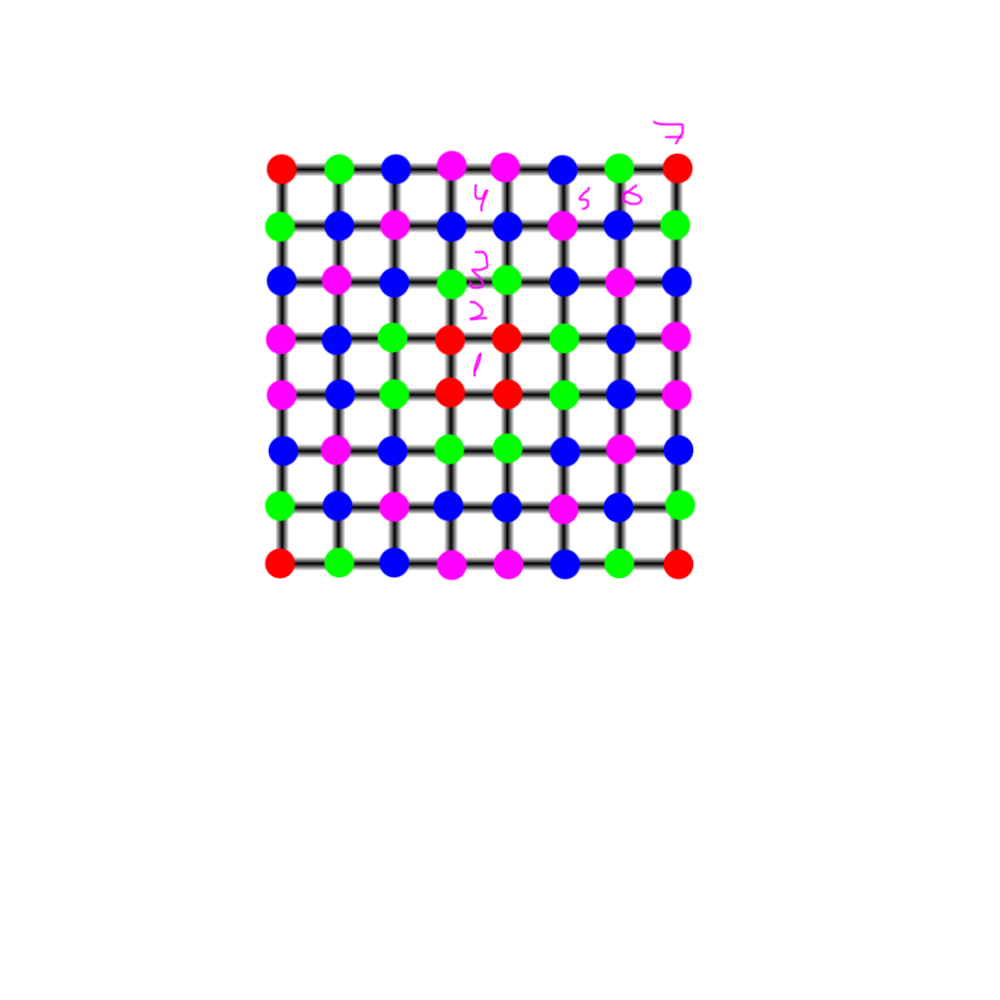
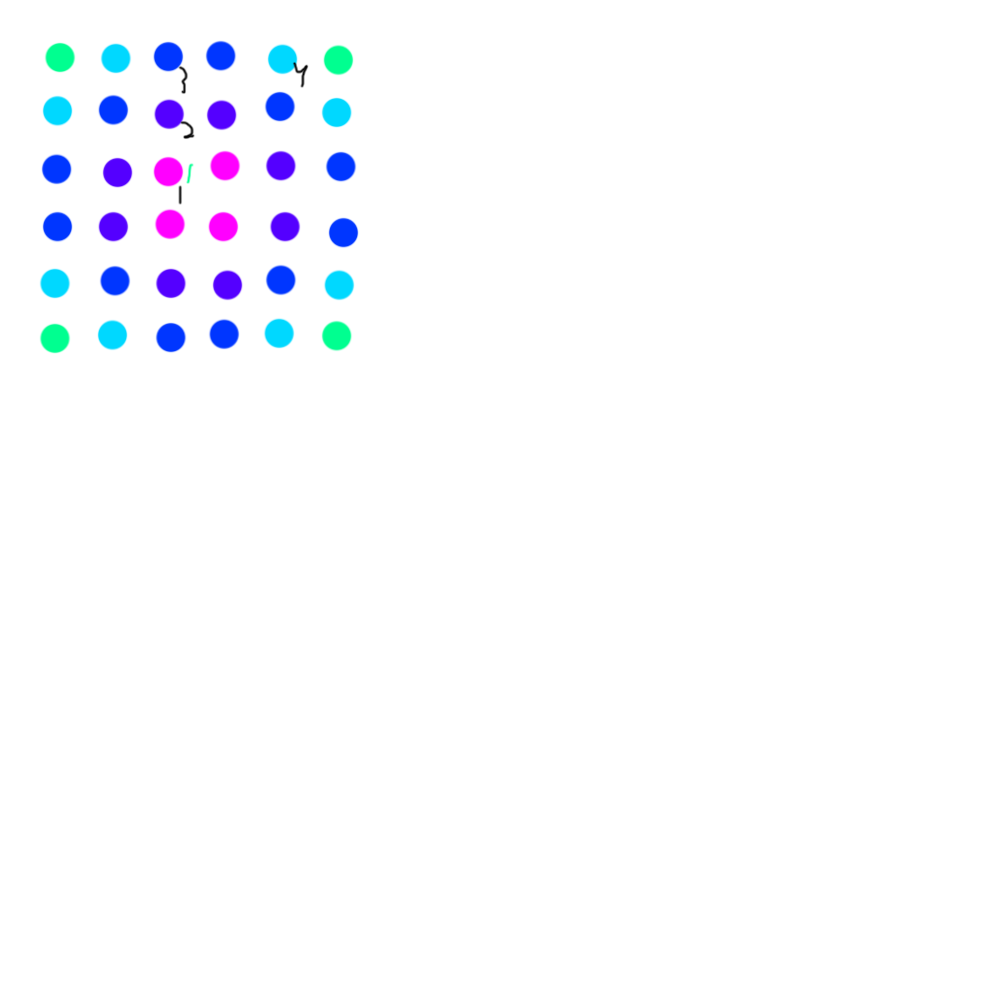
Two versions of the same layered image (w=1000, h=1000). Layer-by-layer changes:
added layer "Capa 5" above "Capa 4" over [39,40,359,354]
hid "Capa 4" over [468,120,685,378]
hid "Capa 3" over [263,149,696,581]
hid "Relleno de motivo 1 copia 3" over [276,163,683,571]
